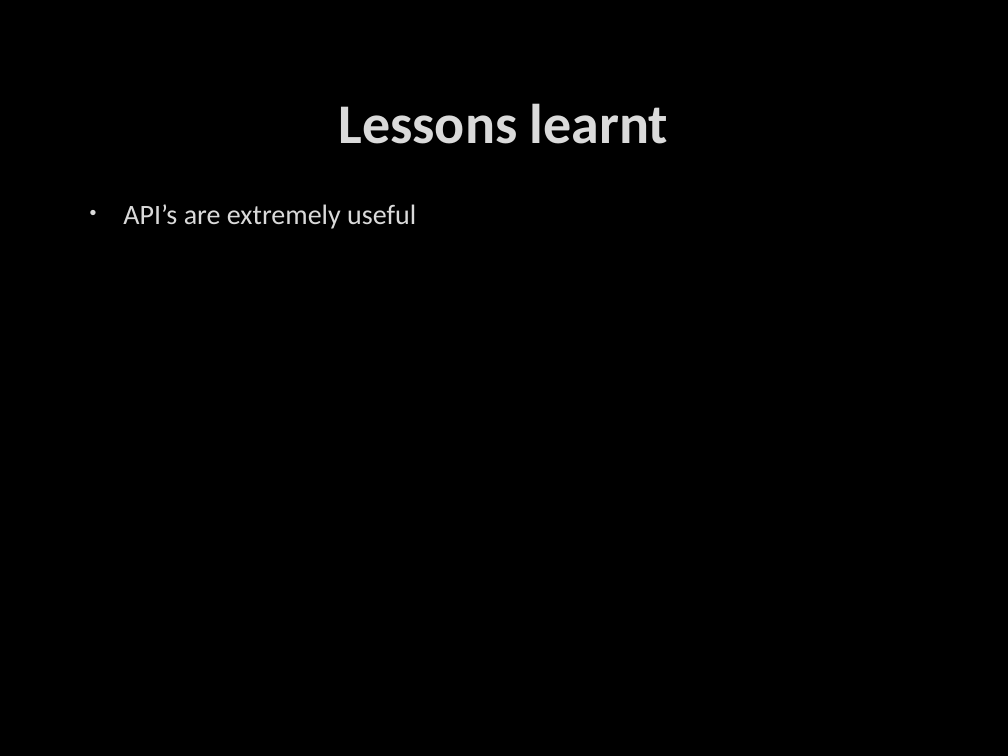
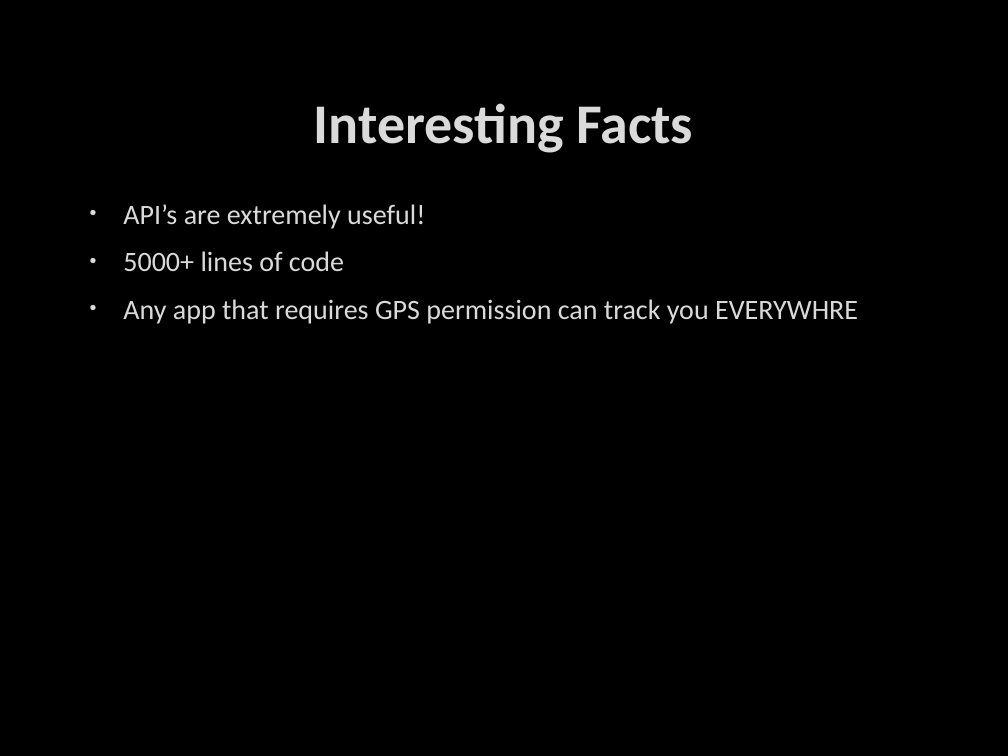
Before and after one commit to ddave2122/Group6, a slide deck: slide 19 of MobAppFinalPresent.pptx (slide 16 before the commit). Drawn at 1008x756 pixels with LibreOffice and Linux fonts; fonts in the diff are those of the drawing; background and template pictures are left out. Boxes give left, top, right and bottom in pixels: in the first picture for what was removed or moved away, otherwise in the second. Text is boxed around its words. In the diff, an @@ line names an element or a change of style, - is before the commit and + after.

```diff
--- a/MobAppFinalPresent.pptx
+++ b/MobAppFinalPresent.pptx
@@ title at [314,103,693,153]: text changed @@
-Lessons learnt
+Interesting Facts
@@ text at [123,204,858,324]: text changed @@
-• API’s are extremely useful
+• API’s are extremely useful!
+• 5000+ lines of code
+• Any app that requires GPS permission can track you EVERYWHRE
```
Also in this commit, not shown: 3 other slides changed, 5 slides added, 3 slides removed, 5 other files.
